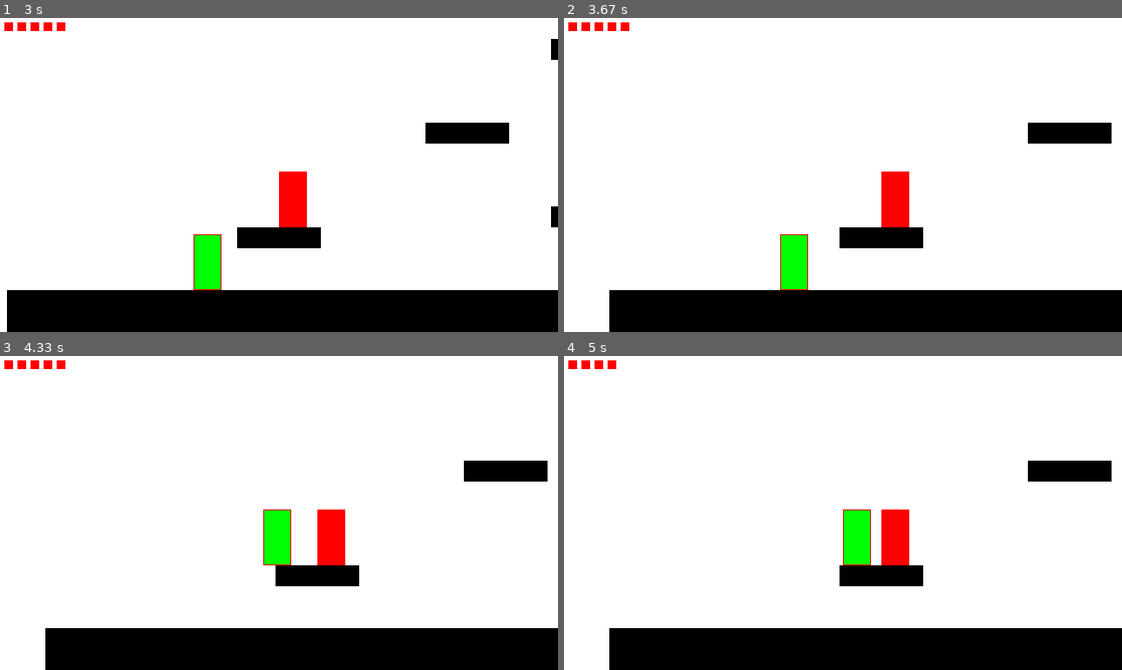
Above: before the commit, frames 1-4 (two rows, left to right).
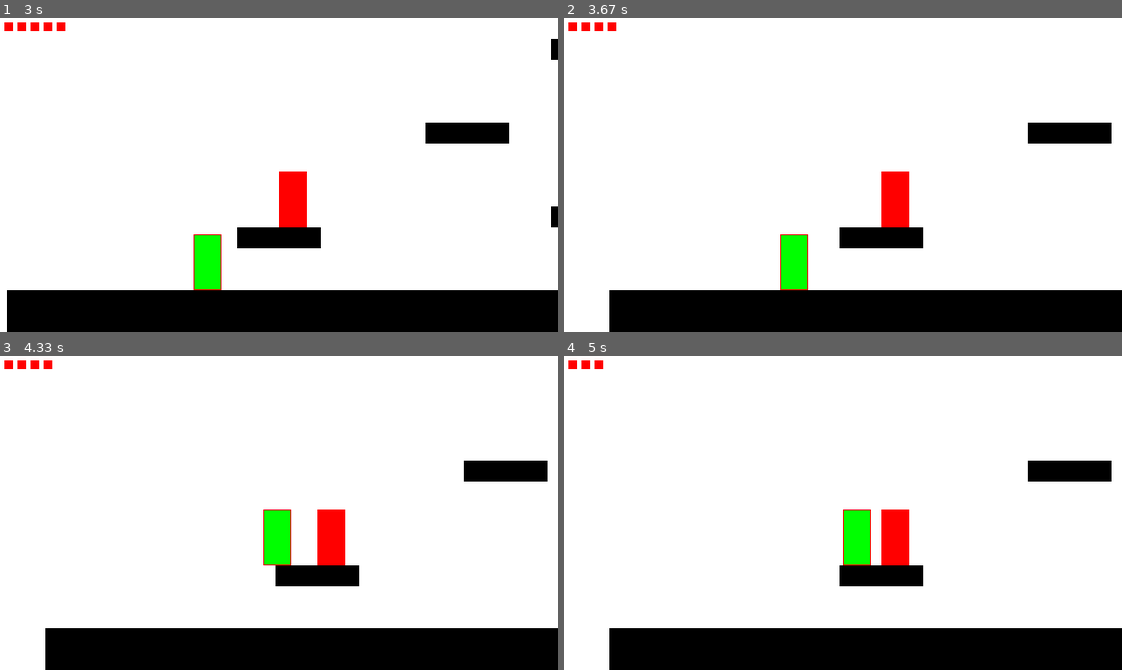
Above: after the commit, the same moments.

Repository: Mallet-Marie/pygame_metroidvania
Game: pygame game, started from game.py
Two runs of this game, one before a commit and one after it. Both use one fixed random seed, a clock stepped at 60 frames per second and the inputs below.
Inputs (mouse positions are in pixels of both pictures, inside the frame that each line leads up to):
- Up to frame 1 (3 s): tap Enter at 0.33 s; click (139, 87) at 0.72 s; tap Space at 1 s; hold W 1.33-1.8 s; hold D 1.83-2.47 s; hold A from 2.9 s (still down)
- Up to frame 2 (3.67 s): release A at 3.37 s; hold D from 3.4 s (still down)
- Up to frame 3 (4.33 s): release D at 3.87 s; hold W 3.9-4.2 s; hold D from 4.23 s (still down)
- Up to frame 4 (5 s): release D at 4.7 s; hold A from 4.73 s (still down)

Frame 1 is identical in both runs. In frame 2, less than 0.1% of the frame differs, in the area x 10-12%, y 1-5%; in frame 3, less than 0.1%; in frame 4, less than 0.1%.

Commit message:
fixed ninja ai

Diff:
--- a/sprites.py
+++ b/sprites.py
@@ -169,10 +169,9 @@
         self.hitbox.center = self.rect.center
 
 class Ninja(pygame.sprite.Sprite):
-    def __init__(self, game, type, pos, points):
+    def __init__(self, game, pos, points):
         pygame.sprite.Sprite.__init__(self)
         self.game = game
-        self.type = type
         self.image = pygame.image.load(path.join(self.game.game.assets_dir, "ninja.png")).convert_alpha()
         self.image = pygame.Surface((32, 64))
         #self.image = pygame.transform.flip(self.image, True, False)
@@ -200,12 +199,15 @@
         #self.hit = False
         self.been_hit = False
         self.fleeing = False
+        self.should_attack = False
         self.points = points
         self.next_point = random.randint(1, 2)
-        print(self.next_point)
+        self.attack_time = pygame.time.get_ticks()
         self.iframes = pygame.time.get_ticks()
-        self.facing_left, self.facing_right = True, False
-        self.dirx = 0
+        self.last_throw = pygame.time.get_ticks()
+        self.throw_interval = 2000
+        self.dx_player = 0
+        self.dy_player = 0
         self.jumping = False
 
     def iframe(self):
@@ -214,10 +216,15 @@
         self.invincible = True
 
     def attack(self):
-        self.attacking = True
-        self.sword = Sword(self.posx+64, self.posy+32, 96, 8, 0)
-        self.game.mob_melee.add(self.sword)
-        self.game.all_sprites.add(self.sword)
+        now = pygame.time.get_ticks()
+        if now - self.attack_time > 300 and not self.attacking:
+            self.attacking = True
+            if self.dx_sword == 1:
+                self.sword = Sword(self.posx+64, self.posy+32, 96, 8, 0)
+            elif self.dx_sword == -1:
+                self.sword = Sword(self.posx-32, self.posy+32, 96, 8, 0)
+            self.game.mob_melee.add(self.sword)
+            self.game.all_sprites.add(self.sword)
 
     def throw(self): #type 0
         now = pygame.time.get_ticks()
@@ -253,9 +260,6 @@
                 self.dx = 0
             if (abs(self.rect.x - self.points[self.next_point]["cx"]*8)) <= 170 and self.rect.y - self.points[self.next_point]["cy"]*8 > 64 and not self.jumping:
                 self.jump()
-            #else:
-                #self.jumping = False
-                #self.fleeing = False
 
         if self.rect.x < self.game.player.rect.x:
             self.dx_sword = 1
@@ -273,14 +277,22 @@
             self.invincible = False
         self.vertical_collisions(tiles)
 
-        if self.type == 0:
-            if (abs(self.dx) <= 400 and abs(self.dy) <= 300) and (abs(self.dx) >= 100 and abs(self.dy) >= 75):
-                self.rot = math.atan2(self.dy, self.dx)
-                self.throw()
+        self.dx_player = self.game.player.rect.x-self.rect.x
+        self.dy_player = self.game.player.rect.y-self.rect.y
+        if abs(self.dx_player) < 350 and abs(self.dx_player) > 100 and not self.attacking :
+            self.rot = math.atan2(self.dy_player, self.dx_player)
+            self.throw()
+        if self.should_attack:
+            self.attack()
         if self.attacking:
-            self.sword.update(self.posx+64, self.posy+32, self)
+            if self.dx_sword == 1:
+                self.sword.update(self.posx+64, self.posy+32, self)
+            elif self.dx_sword == -1:
+                self.sword.update(self.posx-32, self.posy+32, self)
             if self.sword.finished:
+                self.should_attack = False
                 self.attacking = False
+                self.fleeing = True
 
         self.posx += self.velx
         self.rect.x = self.posx
--- a/states/world.py
+++ b/states/world.py
@@ -122,7 +122,7 @@
             else:
                 if id == "Ninja":
                     path_points = entity_data[i]["fieldInstances"][0]["__value"]
-                    sprite = Ninja(self, 0, pos, path_points)
+                    sprite = Ninja(self, pos, path_points)
                 elif id == "Samurai":
                     sprite = Samurai(self, pos)
                 self.all_sprites.add(sprite)
@@ -140,10 +140,10 @@
         sword_hits = pygame.sprite.groupcollide(self.mobs, self.attacks, False, False)
         for hit in sword_hits:
             if not hit.invincible:
-                hit.fleeing = True
                 hit.health -= 1
                 hit.iframe()
-                hit.attack()
+                hit.attack_time = pygame.time.get_ticks()
+                hit.should_attack = True
         player_hits = pygame.sprite.spritecollide(self.player, self.mobs, False)
         mob_hits = pygame.sprite.spritecollide(self.player, self.mob_attacks, False)
         mob_melee_hits = pygame.sprite.spritecollide(self.player, self.mob_melee, False)
Not shown, changed: .gitignore
